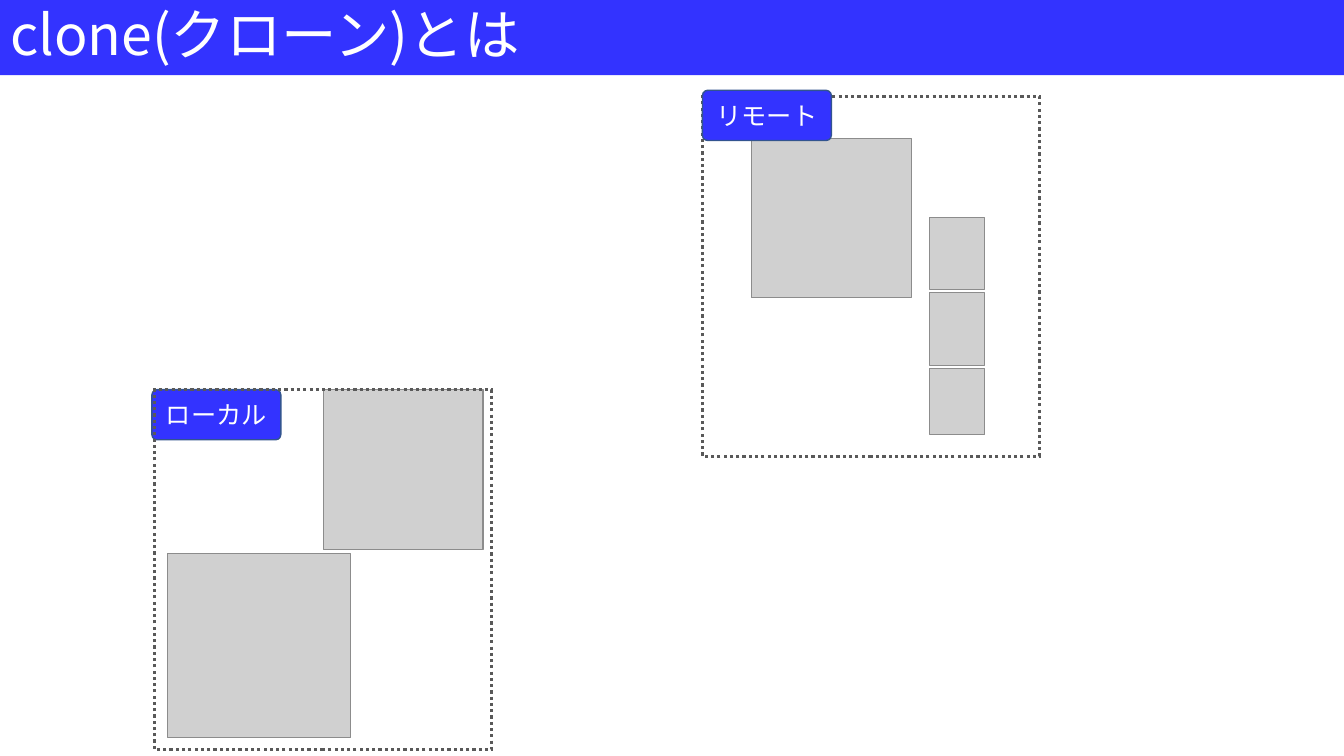
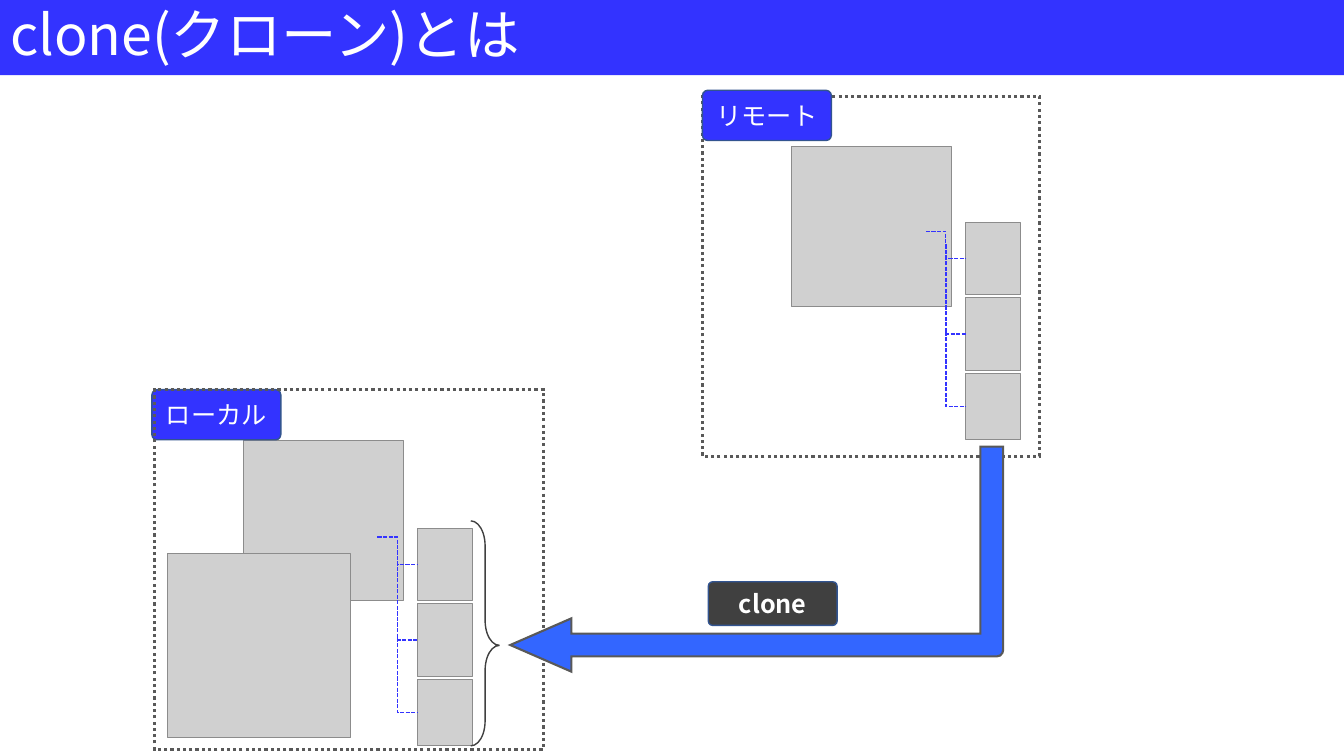
Before and after one commit to Kazu23-dot/Document, a slide deck: slide 2 of Git基本操作一覧.pptx. Drawn at 1344x756 pixels with LibreOffice and Linux fonts; fonts in the diff are those of the drawing; grey boxes stand for pictures. Boxes give left, top, right and bottom in pixels: in the first picture for what was removed or moved away, otherwise in the second. Text is boxed around its words. In the diff, an @@ line names an element or a change of style, - is before the commit and + after.

```diff
--- a/Git基本操作一覧.pptx
+++ b/Git基本操作一覧.pptx
@@ picture: place and size @@
-picture at <box>751,138,911,298</box>
+picture at <box>791,146,952,307</box>
@@ elbow line added from (927, 231) to (966, 259), #3333FF 1 pt dashed @@
@@ elbow line added from (946, 244) to (966, 334), #3333FF 1 pt dashed @@
@@ 3 pictures: place and size @@
-3 pictures at <box>930,218,985,436</box>
+3 pictures at <box>966,223,1021,440</box>
@@ elbow line added from (946, 332) to (966, 406), #3333FF 1 pt dashed @@
@@ rectangle: place and size @@
-rectangle at <box>154,390,491,750</box>
+rectangle at <box>154,390,543,750</box>
@@ picture: place and size @@
-picture at <box>324,390,484,551</box>
+picture at <box>243,441,403,601</box>
@@ bent arrow added at <box>510,447,1003,671</box>, fill #3366FF, outline #595959 1.5 pt @@
@@ right brace added at <box>471,521,499,746</box>, outline #404040 1 pt @@
@@ rounded rectangle added at <box>709,582,838,625</box>, fill #404040, outline #325491 1 pt, 18 pt, text #FFFFFF, bold @@
+clone
@@ group added at <box>377,529,473,746</box>: 3 pictures, 3 elbow lines @@
```
Also in this commit, not shown: 1 other slide changed.
